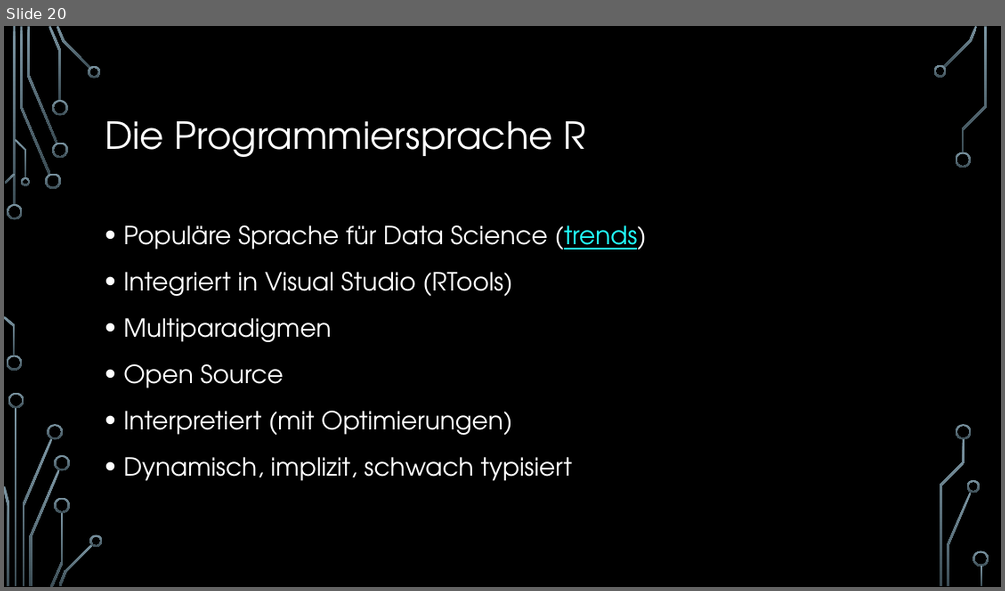
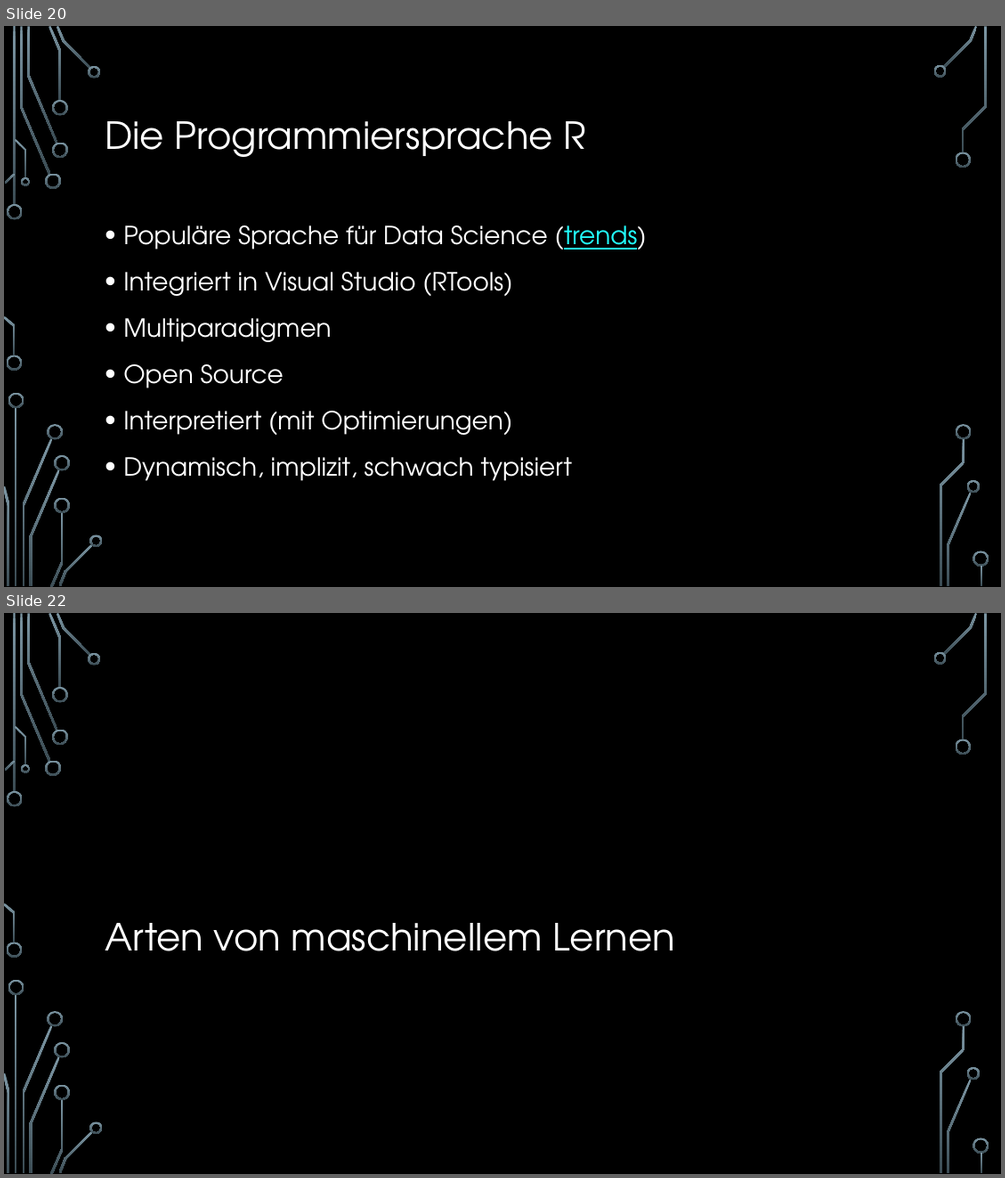
Before and after one commit to hacpro/introduction-machine-learning, a slide deck: presentation.pptx. Shown one above the other, each under a label of ours: slide 20 before the commit, slides 20 and 22 after it; the slides between them are not shown. The pictures are 1005x591 and 1005x1178 pixels, drawn with LibreOffice and Linux fonts; fonts in the diff are those of the drawing; background and template pictures are left out. Boxes give left, top, right and bottom in pixels: in the first picture for what was removed or moved away, otherwise in the second. Text is boxed around its words. In the diff, an @@ line names an element or a change of style, - is before the commit and + after.

```diff
--- a/presentation.pptx
+++ b/presentation.pptx
@@ slide 22 added at <box>4,613,1001,1174</box>, background picture (left out); not listed: 36 template elements that a slide beside it also shows @@
@@ title added at <box>105,923,675,951</box>, 36 pt, text #FFFFFF @@
+Arten von maschinellem Lernen
```
Also in this commit, not shown: 3 slides changed, 6 other slides added, 3 other files.
